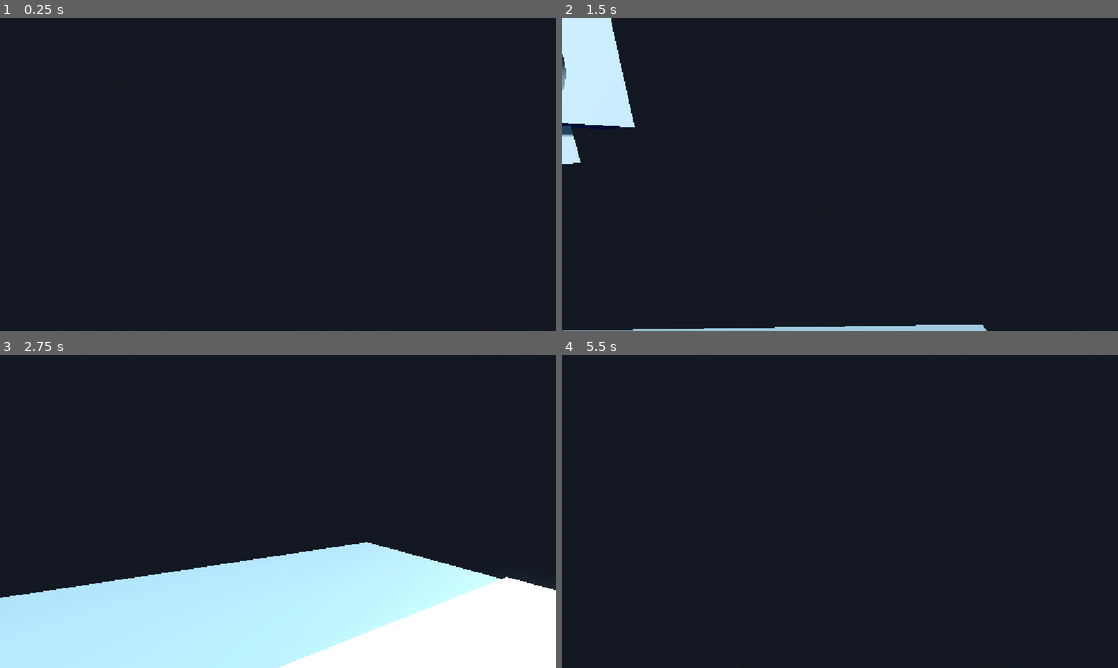
Above: before the commit, frames 1-4 (two rows, left to right).
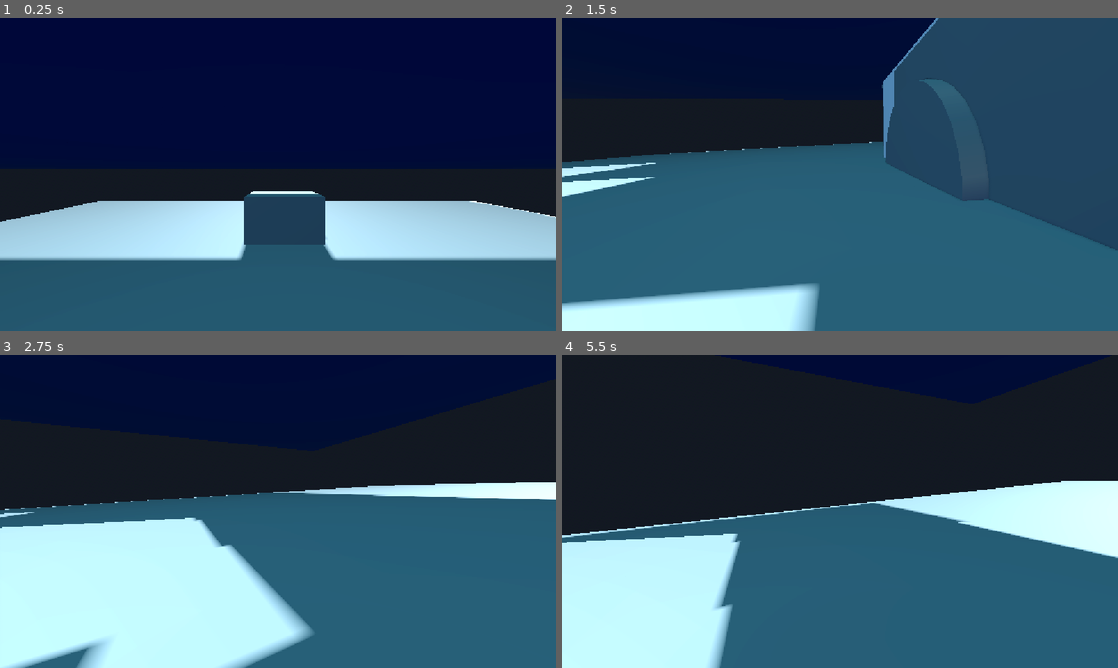
Above: after the commit, the same moments.

Repository: OrzBeta/Assignment3Godot
Game: Godot game, scene res://scenes/demo_scene.tscn
The game is run twice, just before and just after one commit, with the same random seed, the same clock (stepped at 60 frames per second) and the same inputs.
Inputs (mouse positions are in pixels of both pictures, inside the frame that each line leads up to):
- Up to frame 1 (0.25 s): no input
- Up to frame 2 (1.5 s): tap Enter (ui_accept) at 0.5, 0.77 s; move the mouse to (962, 158) at 0.52 s; press the mouse at (962, 158) at 0.53 s; hold D (move_right) 0.53-1.28 s; move the mouse to (812, 174) at 1.27 s; release the mouse at (812, 174) at 1.28 s; hold W (move_forward) from 1.28 s (still down); click (812, 174) at 1.35 s
- Up to frame 3 (2.75 s): keep holding W (move_forward); tap Enter (ui_accept) at 1.52 s; move the mouse to (289, 505) at 2.02 s; press the mouse at (289, 505) at 2.03 s
- Up to frame 4 (5.5 s): keep holding W (move_forward); move the mouse to (834, 517) at 2.77 s; release the mouse at (834, 517) at 2.78 s; click (834, 517) at 2.85 s; tap Enter (ui_accept) at 3.02, 3.77, 4.52 s; move the mouse to (878, 514) at 3.52 s; press the mouse at (878, 514) at 3.53 s; move the mouse to (795, 508) at 4.27 s; release the mouse at (795, 508) at 4.28 s; click (795, 508) at 4.35 s; move the mouse to (845, 511) at 5.02 s; press the mouse at (845, 511) at 5.03 s

The runs differ from the first frame. In frame 1, 44% of the frame differs, in the area x 0-100%, y 0-100%; in frame 2, 78%; in frame 3, 43%; in frame 4, 52%.
Error before the commit: Invalid access to property or key 'player' on a base object of type 'Node3D (cameraPositions.gd)'. (res://scenes/portal_script.gd:13)

Commit message:
front facing portal

Diff:
--- a/scenes/demo_scene.tscn
+++ b/scenes/demo_scene.tscn
@@ -53,14 +53,14 @@
 visible = false
 
 [node name="Player" parent="." unique_id=1159455983 instance=ExtResource("1_03k34")]
-transform = Transform3D(1, 0, 0, 0, 1, 0, 0, 0, 1, -28.137207, 44.096645, -22.650822)
+transform = Transform3D(1, 0, 0, 0, 1, 0, 0, 0, 1, -28.137207, 15.191358, -22.650822)
 SPEED = 10.0
 
 [node name="CSGBox3D3" type="CSGBox3D" parent="." unique_id=2136476266]
 transform = Transform3D(10, 0, 0, 0, 10, 0, 0, 0, 10, -27.325891, 6.3459005, -52.61899)
 
 [node name="Portal" parent="." unique_id=2134881050 node_paths=PackedStringArray("otherPortal") instance=ExtResource("2_ba4t3")]
-transform = Transform3D(-0.9999999, 0, 8.742276e-08, -8.74103e-08, -0.016885476, -0.9998573, 1.476175e-09, -0.9998574, 0.016885474, -30.004944, 5.070898, -26.205246)
+transform = Transform3D(-0.9999999, -8.742278e-08, 0, 8.742277e-08, -1, 0, 0, 0, 0.99999994, -30.004944, 14.834984, -5.954872)
 otherPortal = NodePath("../Portal2")
 
 [node name="CSGBox3D3" type="CSGBox3D" parent="Portal" unique_id=2002218373]
@@ -76,7 +76,7 @@
 sides = 32
 
 [node name="Portal2" parent="." unique_id=1199124635 node_paths=PackedStringArray("otherPortal") instance=ExtResource("2_ba4t3")]
-transform = Transform3D(-1.0000001, -1.0541105e-15, 8.74228e-08, 4.726865e-09, 0.99853724, 0.05406888, -8.7294914e-08, 0.054068886, -0.99853736, -29.992199, 36.3626, -8.552805)
+transform = Transform3D(-1.0000001, -1.0541105e-15, 8.74228e-08, 4.726865e-09, 0.99853724, 0.05406888, -8.7294914e-08, 0.054068886, -0.99853736, -29.992199, 4.5779333, -26.363684)
 otherPortal = NodePath("../Portal")
 
 [node name="CSGBox3D4" type="CSGBox3D" parent="Portal2" unique_id=1794118121]
--- a/scenes/portal.tscn
+++ b/scenes/portal.tscn
@@ -1,52 +1,123 @@
 [gd_scene format=3 uid="uid://cdlu7ulb0wkfa"]
 
-[ext_resource type="Script" uid="uid://dsqe5fpuobcu3" path="res://scenes/portal_script.gd" id="1_v0xau"]
+[ext_resource type="Script" uid="uid://dlcrq24mcy6yp" path="res://cameraPositions.gd" id="1_d4jfq"]
+[ext_resource type="PackedScene" uid="uid://cj24unmrk36un" path="res://scenes/player.tscn" id="2_dyed0"]
+[ext_resource type="Script" uid="uid://ky6elg7kvquk" path="res://scenes/viewport.gd" id="3_ckw30"]
+[ext_resource type="PackedScene" uid="uid://cdlu7ulb0wkfa" path="res://scenes/portal.tscn" id="4_4pvrx"]
 
-[sub_resource type="CylinderMesh" id="CylinderMesh_tdbmw"]
-top_radius = 1.3974609
-bottom_radius = 1.3974609
-height = 3.102539
+[sub_resource type="ProceduralSkyMaterial" id="ProceduralSkyMaterial_03k34"]
+sky_top_color = Color(0.32105368, 0.62951106, 0.7569859, 1)
+sky_horizon_color = Color(0.83086336, 0.83968043, 0.8522326, 1)
+ground_bottom_color = Color(0.15342471, 0.22538161, 0.46489918, 1)
+ground_horizon_color = Color(0.83086336, 0.83968043, 0.8522326, 1)
 
-[sub_resource type="CylinderMesh" id="CylinderMesh_0ekuu"]
-top_radius = 0.0
-bottom_radius = 0.1
-height = 0.3
+[sub_resource type="Sky" id="Sky_ba4t3"]
+sky_material = SubResource("ProceduralSkyMaterial_03k34")
 
-[sub_resource type="BoxShape3D" id="BoxShape3D_tdbmw"]
-size = Vector3(7.181885, 9.153778, 0.019515991)
+[sub_resource type="Environment" id="Environment_0ekuu"]
+background_mode = 2
+sky = SubResource("Sky_ba4t3")
+ambient_light_source = 3
+ambient_light_color = Color(0.8744622, 0.70174986, 0.6593994, 1)
+reflected_light_source = 2
+ssao_enabled = true
+glow_enabled = true
+fog_enabled = true
+fog_light_color = Color(0.1513406, 0.16828382, 0.19464809, 1)
+adjustment_enabled = true
+adjustment_brightness = 1.07
+adjustment_contrast = 1.25
 
-[node name="Portal" type="Node3D" unique_id=2134881050]
-script = ExtResource("1_v0xau")
+[sub_resource type="StandardMaterial3D" id="StandardMaterial3D_8m1ix"]
 
-[node name="CSGBox3D" type="CSGBox3D" parent="." unique_id=1734428434]
+[sub_resource type="PlaceholderTexture2D" id="PlaceholderTexture2D_8m1ix"]
+
+[sub_resource type="PlaceholderTexture2D" id="PlaceholderTexture2D_bk2b3"]
+
+[node name="demoScene" type="Node3D" unique_id=1362136794]
+script = ExtResource("1_d4jfq")
+
+[node name="WorldEnvironment" type="WorldEnvironment" parent="." unique_id=1013622856]
+environment = SubResource("Environment_0ekuu")
+
+[node name="CSGBox3D" type="CSGBox3D" parent="." unique_id=634384518]
+transform = Transform3D(100, 0, 0, 0, 10, 0, 0, 0, 100, -4.182214, -5.251502, 0.86351395)
+use_collision = true
+
+[node name="DirectionalLight3D" type="DirectionalLight3D" parent="." unique_id=1749651984]
+transform = Transform3D(-0.99929166, -8.7805124e-11, -0.037631776, -0.023134256, 0.7887195, 0.61431783, 0.029680913, 0.61475325, -0.7881609, 0, 44.878567, 0)
+shadow_enabled = true
+
+[node name="SpotLight3D" type="SpotLight3D" parent="DirectionalLight3D" unique_id=1240470040]
+transform = Transform3D(1, 5.9604645e-08, 8.940697e-08, -5.9604645e-08, 0.9999999, -2.9802322e-08, -1.1920929e-07, -2.9802322e-08, 1, -13.878678, 38.198875, 20.496601)
 visible = false
-layers = 64
-size = Vector3(7.0585938, 9.097656, 0.037841797)
 
-[node name="MeshInstance3D" type="MeshInstance3D" parent="." unique_id=247823545]
-transform = Transform3D(0.1, 0, 0, 0, 0.1, 0, 0, 0, 0.1, 0, 0.05303221, 0.34419242)
-mesh = SubResource("CylinderMesh_tdbmw")
+[node name="Player" parent="." unique_id=1159455983 instance=ExtResource("2_dyed0")]
+transform = Transform3D(1, 0, 0, 0, 1, 0, 0, 0, 1, -28.137207, 15.191358, -22.650822)
+SPEED = 10.0
 
-[node name="Camera3D" type="Camera3D" parent="." unique_id=845085497]
-transform = Transform3D(1, 0, 0, 0, 1, 0, 0, 0, 1, 0, 0, 0.5877512)
-cull_mask = 1048511
+[node name="CSGBox3D3" type="CSGBox3D" parent="." unique_id=2136476266]
+transform = Transform3D(10, 0, 0, 0, 10, 0, 0, 0, 10, -27.325891, 6.3459005, -52.61899)
 
-[node name="MeshInstance3D" type="MeshInstance3D" parent="Camera3D" unique_id=334730615]
-transform = Transform3D(5, 0, 0, 0, -2.1855695e-07, 5, 0, -5, -2.1855695e-07, 0, 0, 0)
-mesh = SubResource("CylinderMesh_0ekuu")
+[node name="Portal" parent="." unique_id=2134881050 node_paths=PackedStringArray("otherPortal") instance=ExtResource("4_4pvrx")]
+transform = Transform3D(-0.9999999, -8.742278e-08, 0, 8.742277e-08, -1, 0, 0, 0, 0.99999994, -30.004944, 14.834984, -5.954872)
+otherPortal = NodePath("../Portal2")
 
-[node name="Collision1" type="Area3D" parent="." unique_id=1956683732]
-transform = Transform3D(1, 0, 0, 0, 1, 0, 0, 0, 1, 0, 0, -0.24281394)
+[node name="CSGBox3D3" type="CSGBox3D" parent="Portal" unique_id=2002218373]
+transform = Transform3D(-0.9999698, 0, -0.007772684, 0, 1, 0, 0.007772684, 0, -0.9999698, -0.19039536, 0.8398037, 0.55895996)
+size = Vector3(12, 7, 2)
+material = SubResource("StandardMaterial3D_8m1ix")
 
-[node name="TeleportArea1" type="CollisionShape3D" parent="Collision1" unique_id=866298866]
-transform = Transform3D(1, 0, 0, 0, 1, 0, 0, 0, 1, 0, 0, -0.3172108)
-shape = SubResource("BoxShape3D_tdbmw")
-debug_color = Color(5.7756904e-07, 0.6201559, 0.57138103, 0.41960785)
+[node name="CSGCylinder3D" type="CSGCylinder3D" parent="Portal/CSGBox3D3" unique_id=1310397110]
+transform = Transform3D(1, 0, 0, 0, -4.371139e-08, 1, 0, -1, -4.371139e-08, 0, -0.5, 0.032814026)
+operation = 2
+radius = 3.3
+height = 2.078125
+sides = 32
 
-[node name="Blocker" type="CSGBox3D" parent="." unique_id=1518066983]
-transform = Transform3D(1, 0, 0, 0, 1, 0, 0, 0, 1, 0.03100586, -0.005554199, 0)
-use_collision = true
-size = Vector3(7.456543, 9.368774, 1)
+[node name="Portal2" parent="." unique_id=1199124635 node_paths=PackedStringArray("otherPortal") instance=ExtResource("4_4pvrx")]
+transform = Transform3D(-1.0000001, -1.0541105e-15, 8.74228e-08, 4.726865e-09, 0.99853724, 0.05406888, -8.7294914e-08, 0.054068886, -0.99853736, -29.992199, 4.5779333, -26.363684)
+otherPortal = NodePath("../Portal")
 
-[connection signal="body_entered" from="Collision1" to="." method="_on_body_entered"]
-[connection signal="body_exited" from="Collision1" to="." method="_on_collision_1_body_exited"]
+[node name="CSGBox3D4" type="CSGBox3D" parent="Portal2" unique_id=1794118121]
+transform = Transform3D(-0.9999999, 0, -8.742276e-08, 0, 1, 0, 8.742276e-08, 0, -0.9999999, 0.06764984, 0.7110567, 0.5300598)
+size = Vector3(12, 7, 2)
+
+[node name="CSGCylinder3D" type="CSGCylinder3D" parent="Portal2/CSGBox3D4" unique_id=1977435412]
+transform = Transform3D(1, 0, 0, 0, -4.371139e-08, 1, 0, -1, -4.371139e-08, 0, -0.5, 0.032814026)
+operation = 2
+radius = 3.3
+height = 2.078125
+sides = 32
+
+[node name="Control" type="Control" parent="." unique_id=371364346]
+visible = false
+layout_mode = 3
+anchors_preset = 0
+offset_right = 40.0
+offset_bottom = 40.0
+
+[node name="ViewA" type="TextureRect" parent="Control" unique_id=749873056 node_paths=PackedStringArray("camera")]
+layout_mode = 0
+offset_left = 9.0
+offset_top = 19.0
+offset_right = 324.0
+offset_bottom = 185.0
+texture = SubResource("PlaceholderTexture2D_8m1ix")
+expand_mode = 2
+script = ExtResource("3_ckw30")
+camera = NodePath("../../Portal/Camera3D")
+
+[node name="ViewB" type="TextureRect" parent="Control" unique_id=883792566 node_paths=PackedStringArray("camera")]
+layout_mode = 0
+offset_left = 6.0
+offset_top = 202.0
+offset_right = 324.0
+offset_bottom = 382.0
+texture = SubResource("PlaceholderTexture2D_bk2b3")
+expand_mode = 2
+script = ExtResource("3_ckw30")
+camera = NodePath("../../Portal2/Camera3D")
+
+[editable path="Portal"]
+[editable path="Portal2"]
